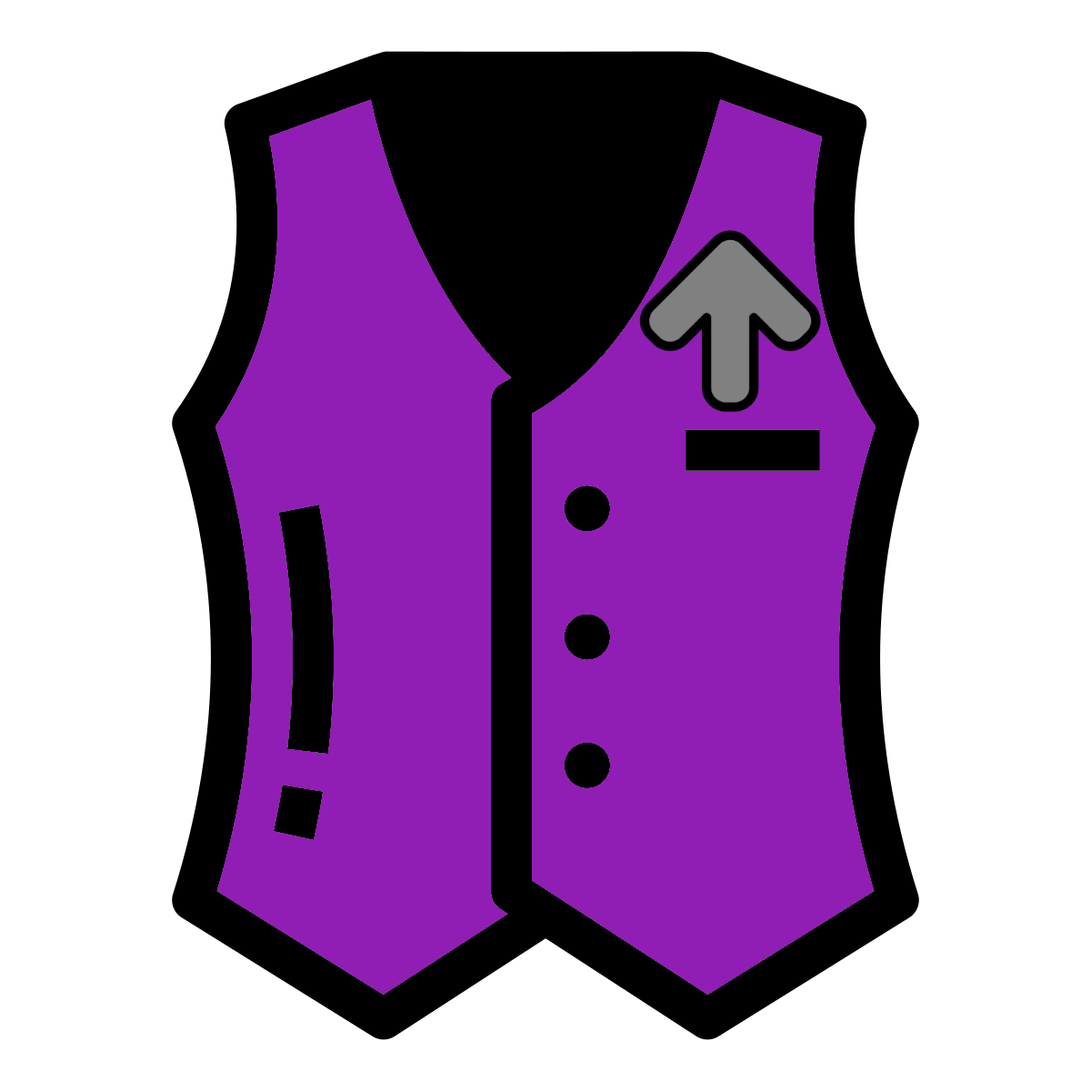
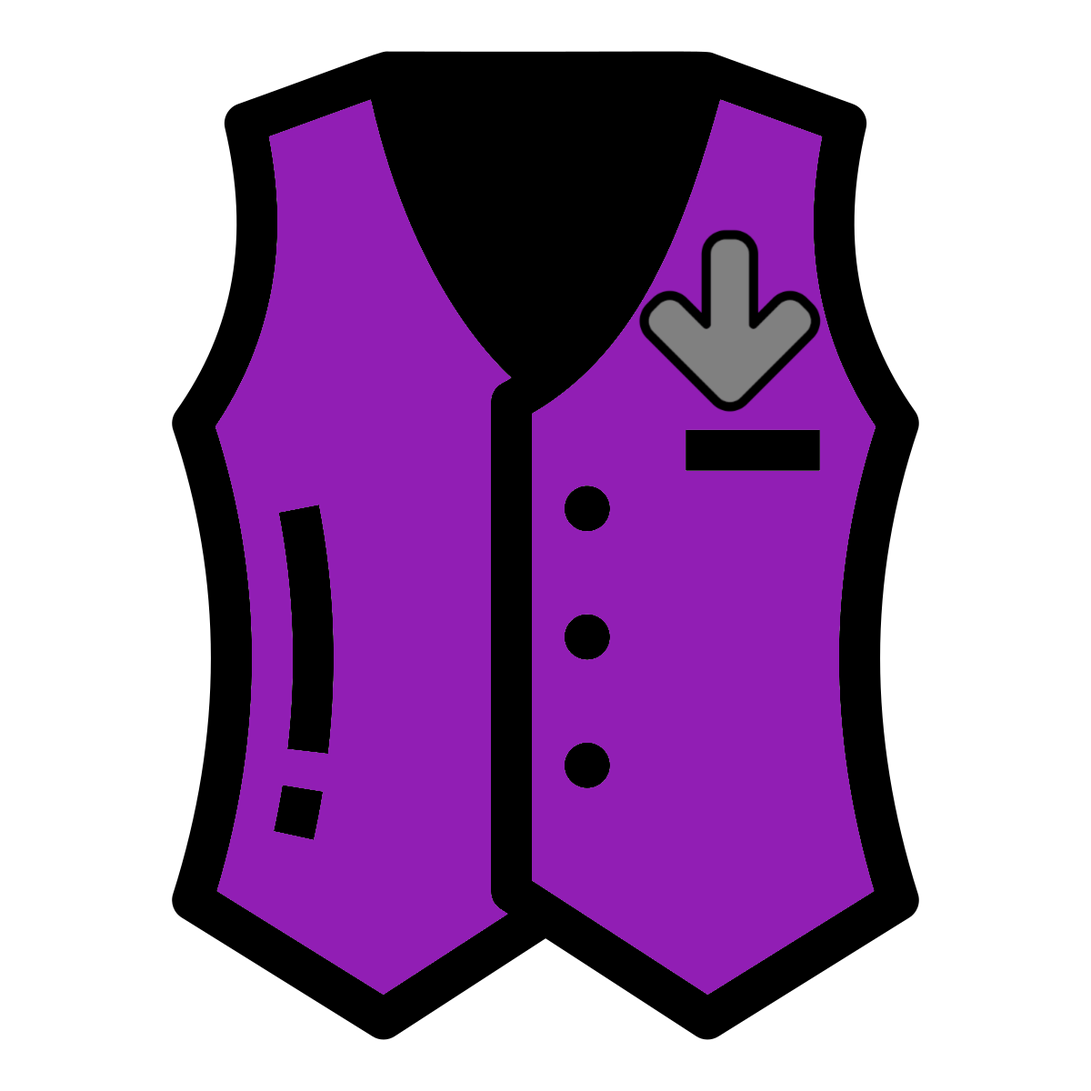
Layers edited between the first and the second 1091×1091 image:
painted on "noun-arrow-up-5256143.png" over [638, 229, 823, 413]
